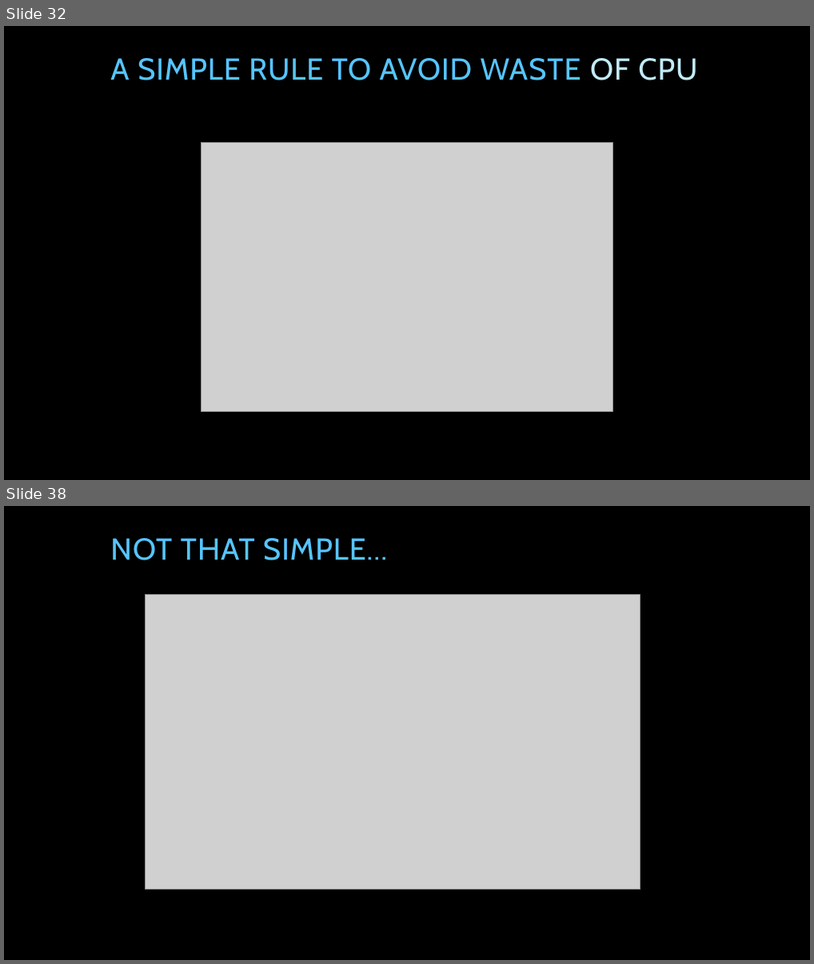
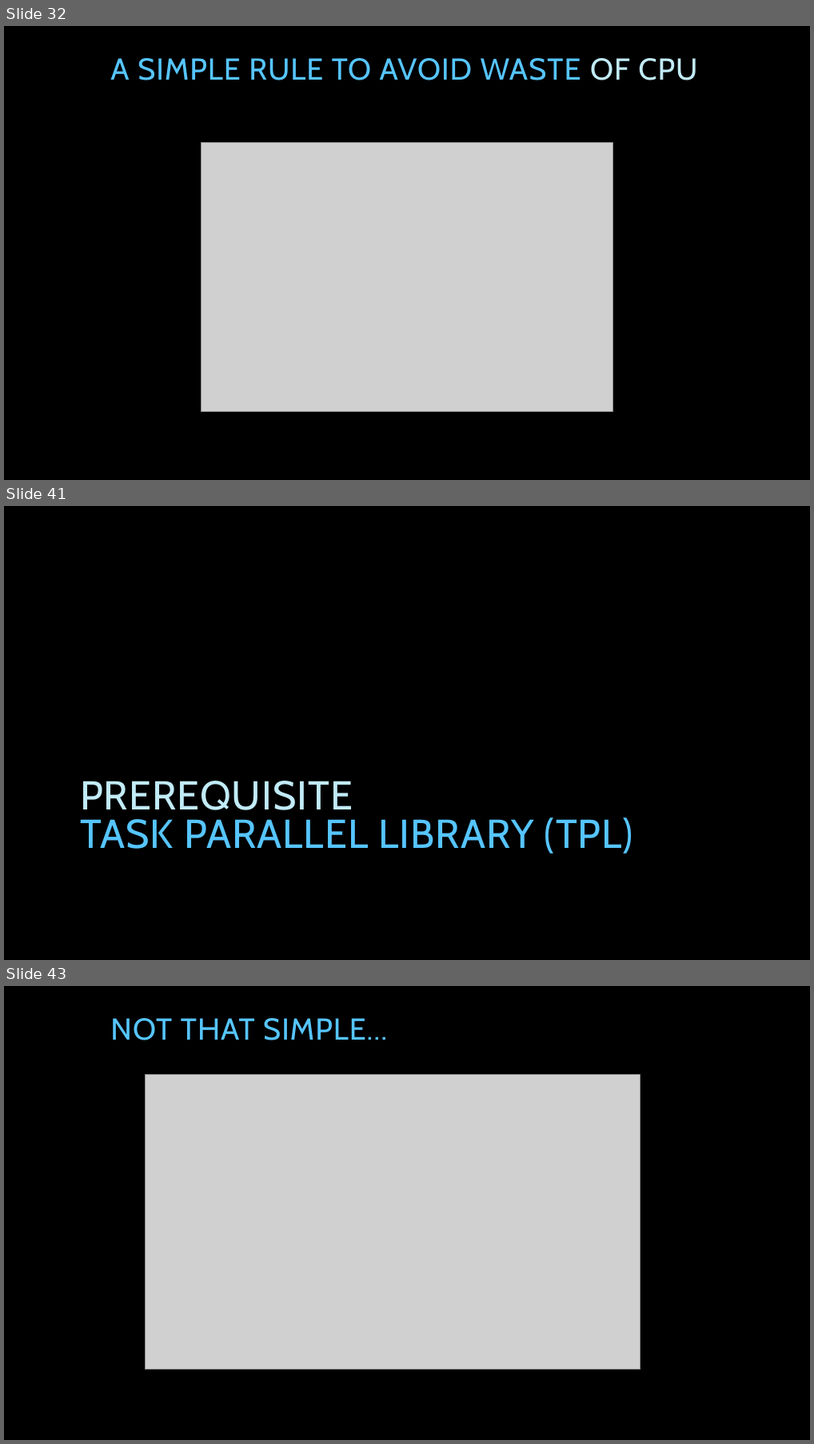
Before and after one commit to tpierrain/talk-AsyncAwait, a slide deck: AsyncAwait...ohWait.pptx. Shown one above the other, each under a label of ours: slides 32 and 38 before the commit, slides 32, 41 and 43 after it; the slides between them are not shown. The pictures are 814x964 and 814x1444 pixels, drawn with LibreOffice and Linux fonts; fonts in the diff are those of the drawing; grey boxes stand for pictures; background and template pictures are left out. Boxes give left, top, right and bottom in pixels: in the first picture for what was removed or moved away, otherwise in the second. Text is boxed around its words. In the diff, an @@ line names an element or a change of style, - is before the commit and + after.

```diff
--- a/AsyncAwait...ohWait.pptx
+++ b/AsyncAwait...ohWait.pptx
@@ slide 41 added at [4, 506, 810, 960], background picture (left out) @@
@@ title added at [80, 780, 634, 853], 48 pt, text #56C5FF @@
+PREREQUISITE
+TASK PARALLEL LIBRARY (TPL)
@@ what was slide 38 is now slide 43 @@
```
Also in this commit, not shown: 6 slides changed, 5 other slides added.
